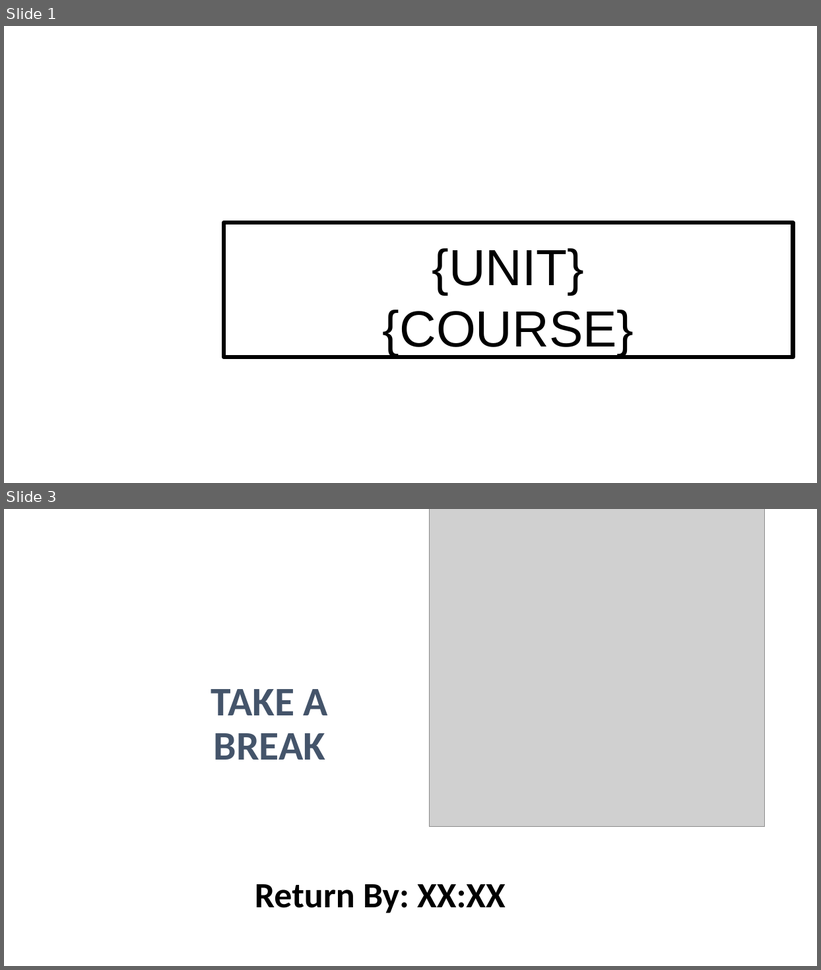
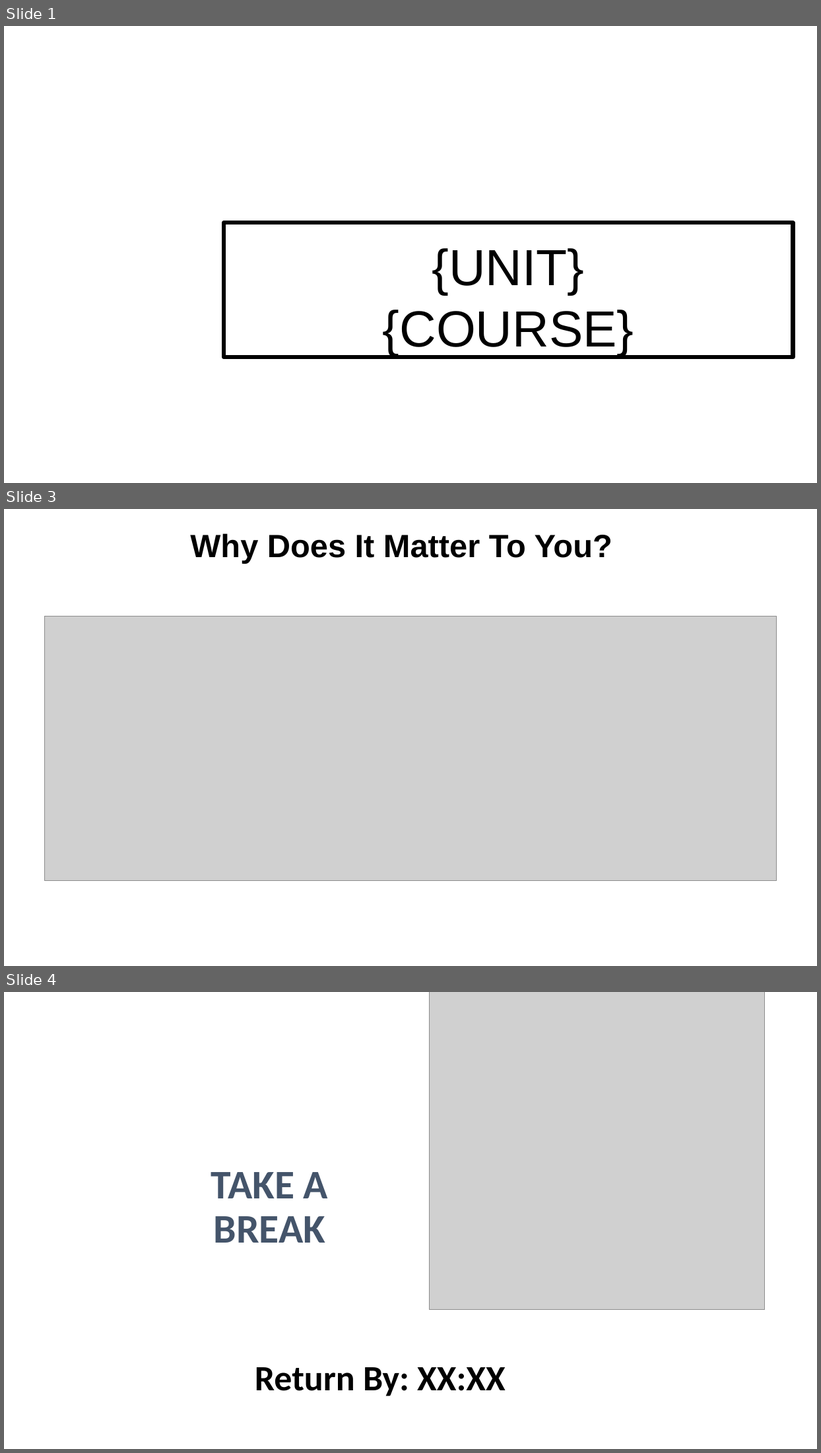
Before and after one commit to gitayam/poi-template, a slide deck: POI Training_Name/1-Lessons/2-Lesson Audio Visual Content/POI_Slide-Template.pptx. Shown one above the other, each under a label of ours: slides 1 and 3 before the commit, slides 1, 3 and 4 after it; the slides between them are not shown. The pictures are 821x970 and 821x1453 pixels, drawn with LibreOffice and Linux fonts; fonts in the diff are those of the drawing; grey boxes stand for pictures; background and template pictures are left out. Boxes give left, top, right and bottom in pixels: in the first picture for what was removed or moved away, otherwise in the second. Text is boxed around its words. In the diff, an @@ line names an element or a change of style, - is before the commit and + after.

Commit message:
Update POI_Slide-Template.pptx
added Develop slide to prompt instructors to ask students for the "so what' to the lesson

```diff
--- a/POI Training_Name/1-Lessons/2-Lesson Audio Visual Content/POI_Slide-Template.pptx
+++ b/POI Training_Name/1-Lessons/2-Lesson Audio Visual Content/POI_Slide-Template.pptx
@@ slide 3 added at [4, 509, 817, 966], background #FFFFFF @@
@@ title added at [190, 533, 613, 563], 38 pt, text #000000, bold @@
+Why Does It Matter To You?
@@ picture added at [45, 616, 777, 881] @@
@@ what was slide 3 is now slide 4 @@
```
